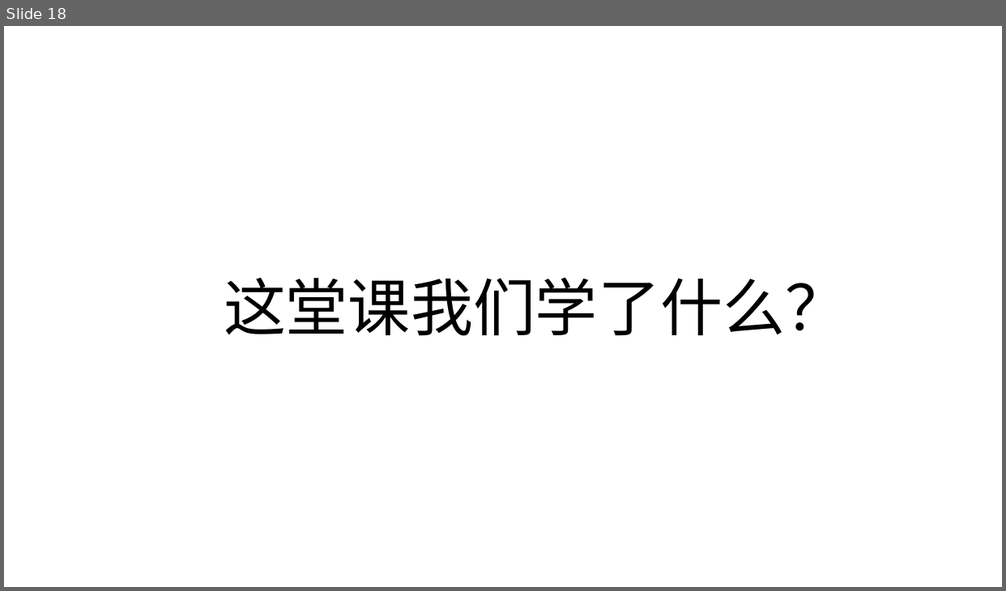
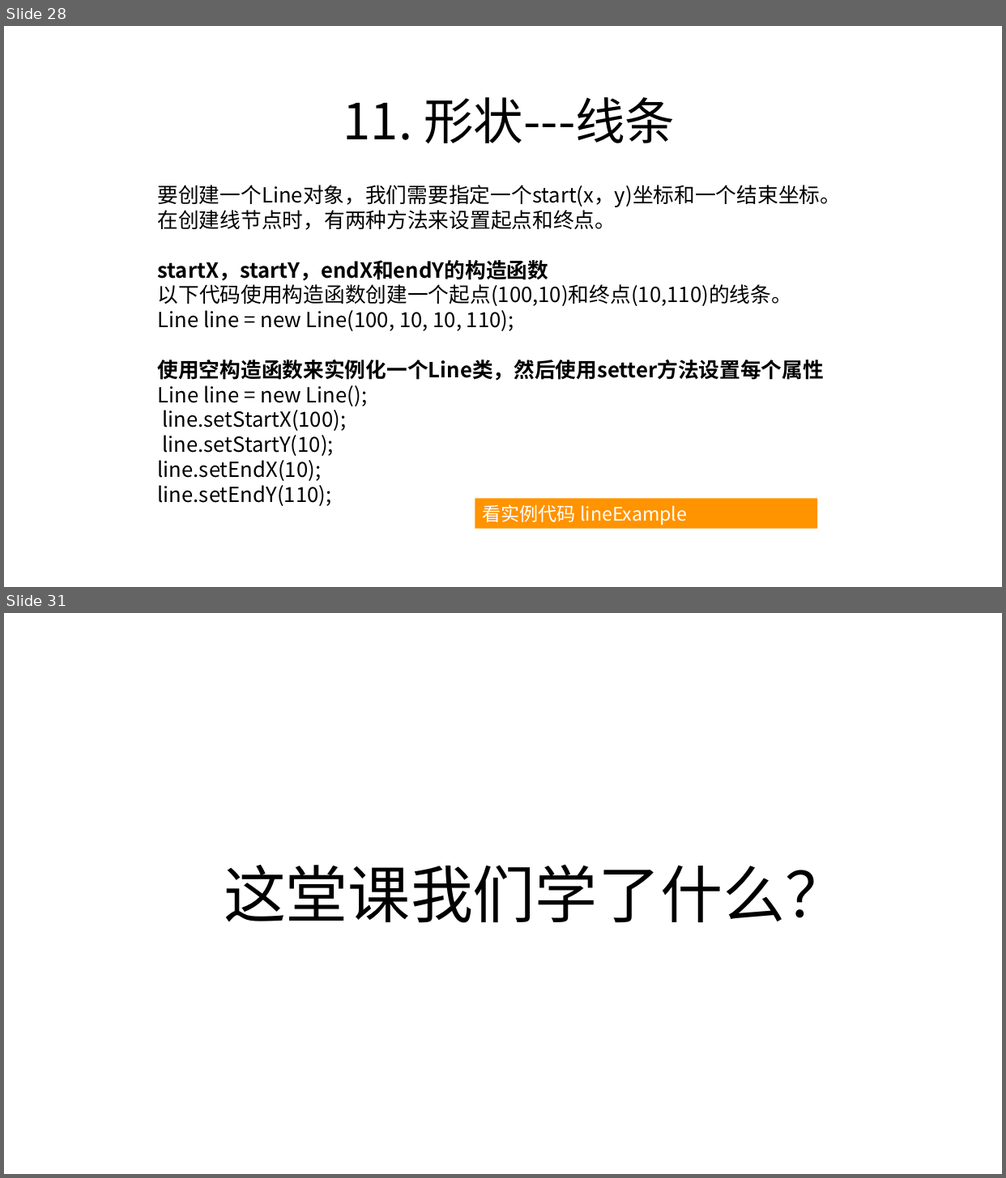
Before and after one commit to zjyesir/hmc_java_1, a slide deck: ppt/19. 图形化编程.pptx. Shown one above the other, each under a label of ours: slide 18 before the commit, slides 28 and 31 after it; the slides between them are not shown. The pictures are 1006x591 and 1006x1178 pixels, drawn with LibreOffice and Linux fonts; fonts in the diff are those of the drawing; background and template pictures are left out. Boxes give left, top, right and bottom in pixels: in the first picture for what was removed or moved away, otherwise in the second. Text is boxed around its words. In the diff, an @@ line names an element or a change of style, - is before the commit and + after.

```diff
--- a/ppt/19. 图形化编程.pptx
+++ b/ppt/19. 图形化编程.pptx
@@ slide 28 added at box(4, 26, 1002, 587), background picture (left out) @@
@@ text added at box(343, 97, 675, 143), 48 pt, text #000000 @@
+11. 形状---线条
@@ text added at box(158, 185, 842, 506), 20 pt, text #000000 @@
+要创建一个Line对象，我们需要指定一个start(x，y)坐标和一个结束坐标。
+在创建线节点时，有两种方法来设置起点和终点。
+startX，startY，endX和endY的构造函数
+以下代码使用构造函数创建一个起点(100,10)和终点(10,110)的线条。
+Line line = new Line(100, 10, 10, 110);
+使用空构造函数来实例化一个Line类，然后使用setter方法设置每个属性
+Line line = new Line();
+line.setStartX(100);
+line.setStartY(10);
+line.setEndX(10);
+line.setEndY(110);
@@ rectangle added at box(475, 498, 818, 528), fill #FF9300, 18 pt, text #FFFFFF @@
+看实例代码 lineExample
@@ what was slide 18 is now slide 31 @@
```
Also in this commit, not shown: 7 slides changed, 16 other slides added, 4 slides removed, 2 other files.
